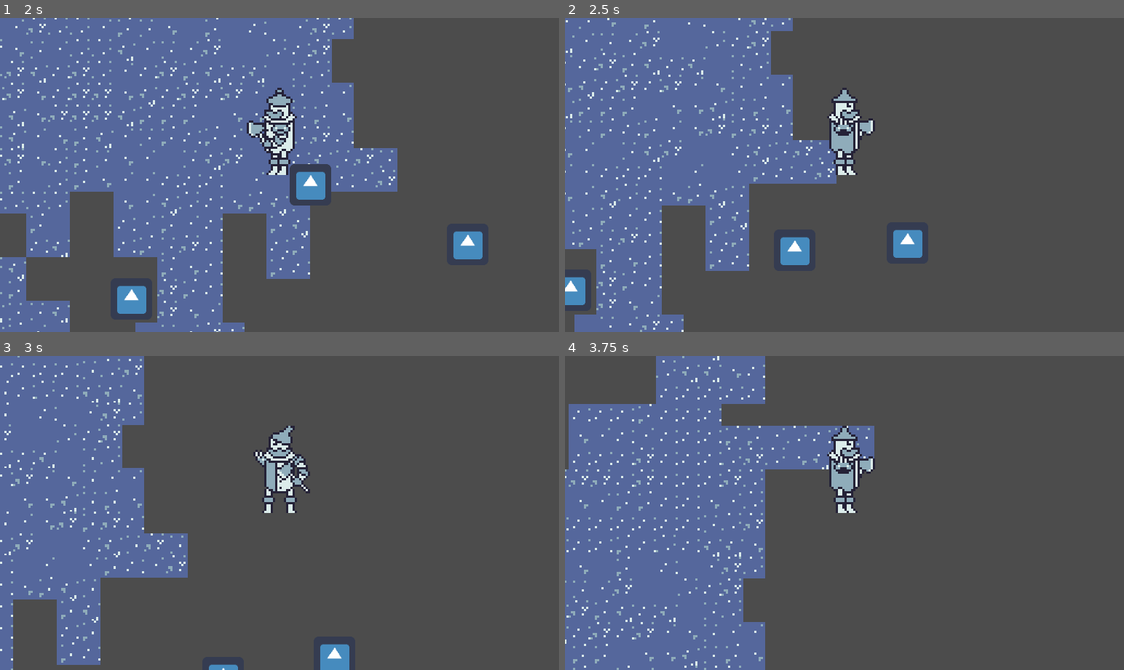
Above: before the commit, frames 1-4 (two rows, left to right).
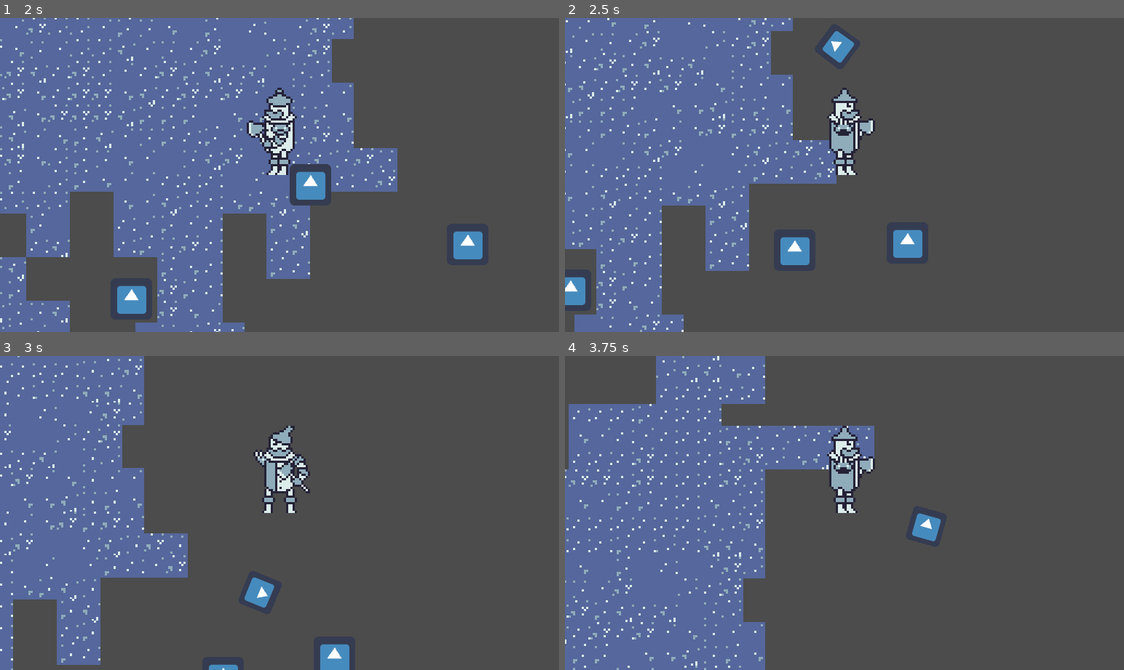
Above: after the commit, the same moments.

Repository: Travh98/GWJ_Jan2023_Heartless
Game: Godot game, scene res://levels/test_level.tscn
The game is run twice, just before and just after one commit, with the same random seed, the same clock (stepped at 60 frames per second) and the same inputs. The engine's default icon, where the game draws it, is replaced by a stand-in: a white triangle on a blue panel in a dark square.
Inputs (mouse positions are in pixels of both pictures, inside the frame that each line leads up to):
- Up to frame 1 (2 s): tap Enter at 0.5 s; move the mouse to (402, 159) at 0.52 s; hold D (right) 0.53-1.28 s; click (402, 159) at 0.6 s; move the mouse to (167, 190) at 1.27 s; hold S (down) from 1.28 s (still down); click (167, 190) at 1.35 s
- Up to frame 2 (2.5 s): move the mouse to (900, 105) at 2.02 s; release S (down) at 2.03 s; hold D (right) from 2.03 s (still down); click (900, 105) at 2.1 s
- Up to frame 3 (3 s): move the mouse to (251, 575) at 2.77 s; release D (right) at 2.78 s; hold W (up) from 2.78 s (still down); click (251, 575) at 2.85 s
- Up to frame 4 (3.75 s): move the mouse to (1012, 560) at 3.52 s; release W (up) at 3.53 s; hold A (left) from 3.53 s (still down); click (1012, 560) at 3.6 s

Frame 1 is identical in both runs. In frame 2, 0.3% of the frame differs, in the area x 46-52%, y 4-15%; in frame 3, 0.3%, in the area x 43-50%, y 70-81%; in frame 4, 0.3%.

Commit message:
Added axe attack

Diff:
--- /dev/null
+++ b/actors/axe_swing_attack.gd
@@ -0,0 +1,22 @@
+extends Area2D
+
+var despawn_timer
+export var move_speed = 200
+
+func _ready():
+	self.connect("body_entered", self, "on_body_entered")
+
+	despawn_timer = get_node("DespawnTimer")
+	despawn_timer.connect("timeout", self, "despawn")
+
+func _physics_process(delta):
+	position += Vector2(1, 0).rotated(rotation) * delta * move_speed
+
+
+func on_body_entered(body : Node) -> void:
+	if body is FlyingMonkey:
+		# Damage the monkey, knock it back
+		print("Hit monkey")
+
+func despawn() -> void:
+	queue_free()
--- /dev/null
+++ b/actors/axe_swing_attack.tscn
@@ -0,0 +1,22 @@
+[gd_scene load_steps=4 format=2]
+
+[ext_resource path="res://icon.png" type="Texture" id=1]
+[ext_resource path="res://actors/axe_swing_attack.gd" type="Script" id=2]
+
+[sub_resource type="RectangleShape2D" id=1]
+
+[node name="AxeSwingAttack" type="Area2D"]
+script = ExtResource( 2 )
+
+[node name="Sprite" type="Sprite" parent="."]
+scale = Vector2( 0.25, 0.25 )
+texture = ExtResource( 1 )
+
+[node name="CollisionShape2D" type="CollisionShape2D" parent="."]
+shape = SubResource( 1 )
+
+[node name="DespawnTimer" type="Timer" parent="."]
+process_mode = 0
+wait_time = 0.5
+one_shot = true
+autostart = true
--- a/actors/flying_monkey/flying_monkey.gd
+++ b/actors/flying_monkey/flying_monkey.gd
@@ -1,4 +1,5 @@
 extends KinematicBody2D
+class_name FlyingMonkey
 
 var move_speed := 20
 var circling_rotate_speed := 0.5
@@ -68,11 +69,6 @@
 		States.Swoop:
 			move_speed = 120
 
-			# Two options here:
-			# a: Have monkey swoop to a static position behind the player (try running through player, allowing player to dodge)
-			# b: Have monkey adjust movement to always hit player (if not stopped by player hitting them, almost a guarenteed hit)
-#			swoop_target = target.global_transform.origin # option B
-
 			direction = swoop_target - transform.origin
 			if(swoop_target.distance_to(global_transform.origin) < 10):
 				state_change(States.Circle)
--- a/actors/player_character/player_character.gd
+++ b/actors/player_character/player_character.gd
@@ -7,6 +7,8 @@
 var velocity := Vector2.ZERO
 
 onready var animated_sprite: AnimatedSprite = $Sprite
+onready var axe_attack_scene = load("res://actors/axe_swing_attack.tscn")
+
 
 func _physics_process(delta: float) -> void:
 	var input_direction := Vector2(
@@ -15,6 +17,9 @@
 	).normalized()
 
 	move_and_slide(SPEED * input_direction)
+
+	if Input.is_action_just_pressed("attack"):
+		axe_attack()
 
 
 func _process(delta: float) -> void:
@@ -35,3 +40,9 @@
 
 func _update_sprite(direction: Vector2) -> void:
 	animated_sprite.animation = ANIMATION_DIRECTIONS[direction]
+
+func axe_attack() -> void:
+	var attack = axe_attack_scene.instance()
+	get_tree().root.get_child(0).add_child(attack) # Add attack to the first child of root (the Level itself)
+	attack.global_transform = global_transform
+	attack.rotation = get_angle_to(get_global_mouse_position())
--- a/actors/player_character/player_character.tscn
+++ b/actors/player_character/player_character.tscn
@@ -3,6 +3,10 @@
 [ext_resource path="res://actors/player_character/player_character.gd" type="Script" id=1]
 [ext_resource path="res://actors/player_character/player_character.png" type="Texture" id=2]
 [ext_resource path="res://actors/player_character/player_stats.gd" type="Script" id=3]
+
+[sub_resource type="AtlasTexture" id=10]
+atlas = ExtResource( 2 )
+region = Rect2( 0, 0, 40, 40 )
 
 [sub_resource type="AtlasTexture" id=11]
 atlas = ExtResource( 2 )
@@ -16,12 +20,13 @@
 atlas = ExtResource( 2 )
 region = Rect2( 80, 0, 40, 40 )
 
-[sub_resource type="AtlasTexture" id=10]
-atlas = ExtResource( 2 )
-region = Rect2( 0, 0, 40, 40 )
-
 [sub_resource type="SpriteFrames" id=5]
 animations = [ {
+"frames": [ SubResource( 10 ) ],
+"loop": true,
+"name": "down",
+"speed": 5.0
+}, {
 "frames": [ SubResource( 11 ) ],
 "loop": true,
 "name": "left",
@@ -35,11 +40,6 @@
 "frames": [ SubResource( 9 ) ],
 "loop": true,
 "name": "up",
-"speed": 5.0
-}, {
-"frames": [ SubResource( 10 ) ],
-"loop": true,
-"name": "down",
 "speed": 5.0
 } ]
 
--- a/project.godot
+++ b/project.godot
@@ -9,6 +9,11 @@
 config_version=4
 
 _global_script_classes=[ {
+"base": "KinematicBody2D",
+"class": "FlyingMonkey",
+"language": "GDScript",
+"path": "res://actors/flying_monkey/flying_monkey.gd"
+}, {
 "base": "Resource",
 "class": "GeneratorSettings",
 "language": "GDScript",
@@ -25,6 +30,7 @@
 "path": "res://actors/player_character/player_stats.gd"
 } ]
 _global_script_class_icons={
+"FlyingMonkey": "",
 "GeneratorSettings": "",
 "PlayerCharacter": "",
 "PlayerStats": ""
@@ -34,7 +40,7 @@
 
 config/name="godot wild jam 53 Heartless"
 run/main_scene="res://levels/test_level.tscn"
-config/icon="res://icon.png"
+config/icon="res://assets/images/heartless_icon.png"
 
 [display]
 
@@ -71,6 +77,11 @@
 "events": [ Object(InputEventKey,"resource_local_to_scene":false,"resource_name":"","device":0,"alt":false,"shift":false,"control":false,"meta":false,"command":false,"pressed":false,"scancode":83,"physical_scancode":0,"unicode":0,"echo":false,"script":null)
  ]
 }
+attack={
+"deadzone": 0.5,
+"events": [ Object(InputEventMouseButton,"resource_local_to_scene":false,"resource_name":"","device":0,"alt":false,"shift":false,"control":false,"meta":false,"command":false,"button_mask":0,"position":Vector2( 0, 0 ),"global_position":Vector2( 0, 0 ),"factor":1.0,"button_index":1,"pressed":false,"doubleclick":false,"script":null)
+ ]
+}
 
 [layer_names]
 
Not shown, added: Zion's WIP Art/tinman_v2-Sheet.png.import
Binary file added: assets/images/heartless_icon.png
Not shown, added: assets/images/heartless_icon.png.import
